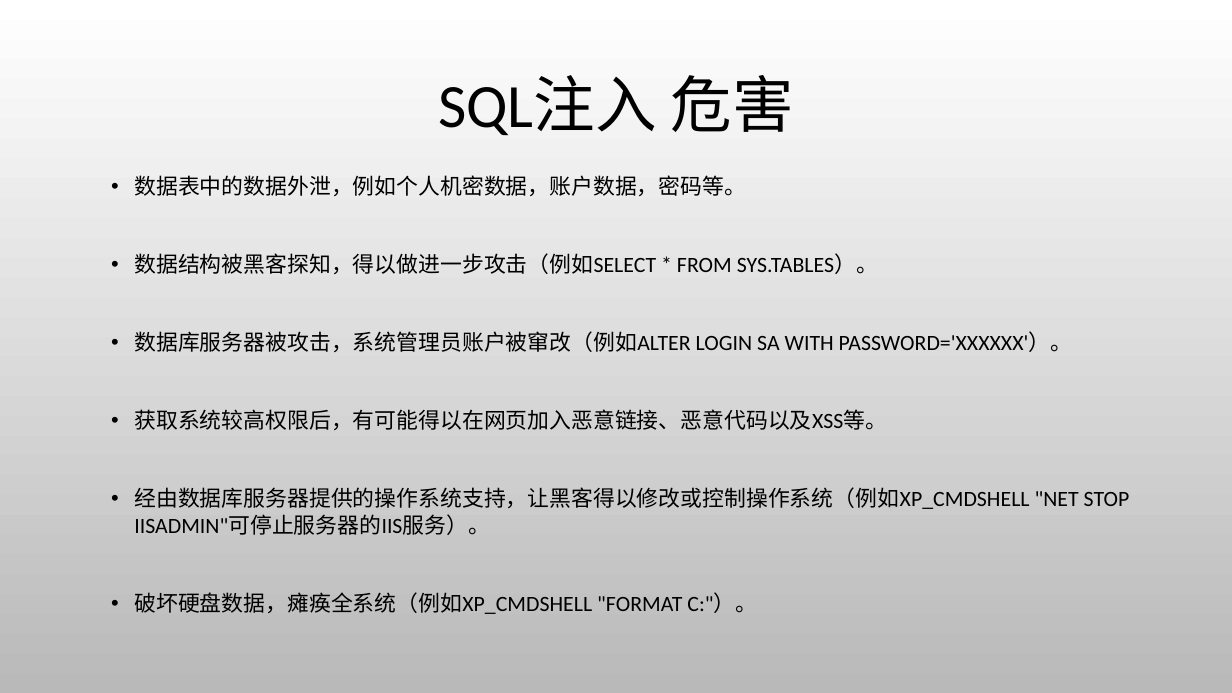
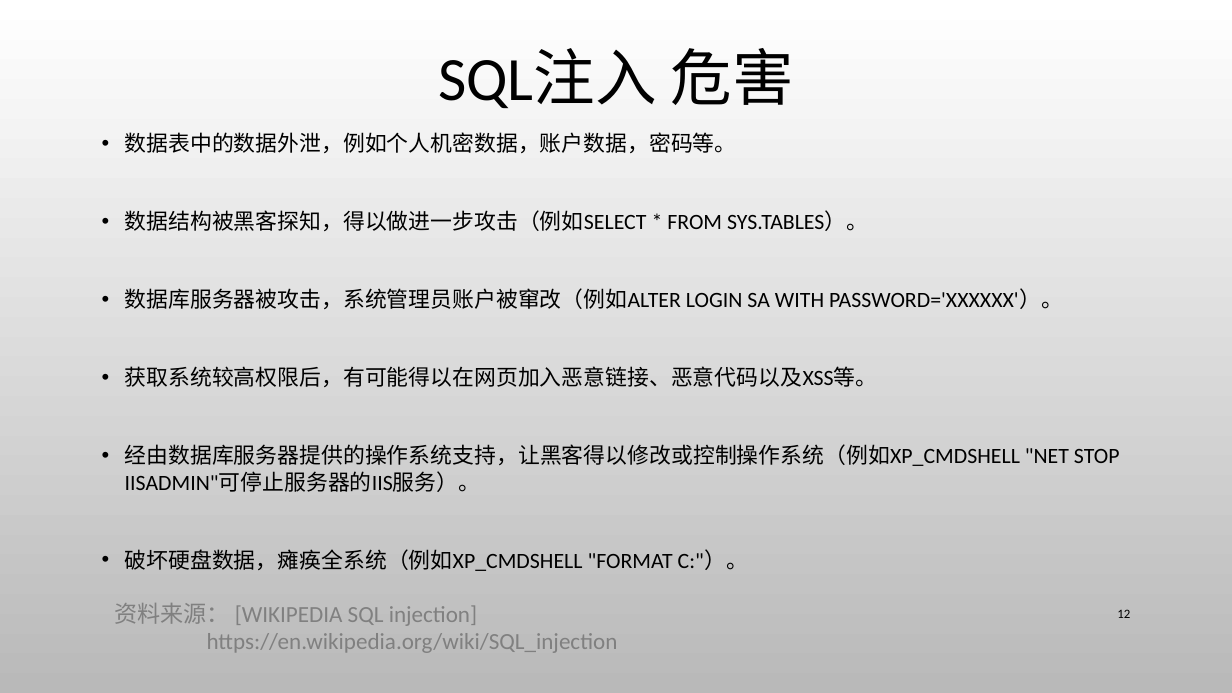
Before and after one commit to CUCCS/ns, a slide deck: slide 12 of 2016-2/zc_snRNA/FlippedClassroom_FromSqlInjectionToShell/From SQL injection to Shell.pptx (slide 5 before the commit). Drawn at 1232x693 pixels with LibreOffice and Linux fonts; fonts in the diff are those of the drawing; background and template pictures are left out. Boxes give left, top, right and bottom in pixels: in the first picture for what was removed or moved away, otherwise in the second. Text is boxed around its words. In the diff, an @@ line names an element or a change of style, - is before the commit and + after.

Commit message:
修改了防御措施以及一些细节

```diff
--- a/2016-2/zc_snRNA/FlippedClassroom_FromSqlInjectionToShell/From SQL injection to Shell.pptx
+++ b/2016-2/zc_snRNA/FlippedClassroom_FromSqlInjectionToShell/From SQL injection to Shell.pptx
@@ title "SQL注入 危害": place and size @@
-title "SQL注入 危害" at box(438, 75, 794, 135)
+title "SQL注入 危害" at box(438, 48, 794, 109)
@@ text "数据表中的数据外泄，例如个人机密数据，账户数据，密码等。": place and size @@
-text "数据表中的数据外泄，例如个人机密数据，账户数据，密码等。" at box(134, 175, 1130, 614)
+text "数据表中的数据外泄，例如个人机密数据，账户数据，密码等。" at box(125, 132, 1120, 571)
@@ text added at box(114, 603, 618, 653), 18 pt, text #808080 @@
+资料来源： [WIKIPEDIA SQL injection]
+https://en.wikipedia.org/wiki/SQL_injection
@@ page number added at box(1117, 609, 1130, 618), 10 pt, text #000000 @@
+12
```
Also in this commit, not shown: 20 other slides changed, 11 slides added, 7 slides removed.
